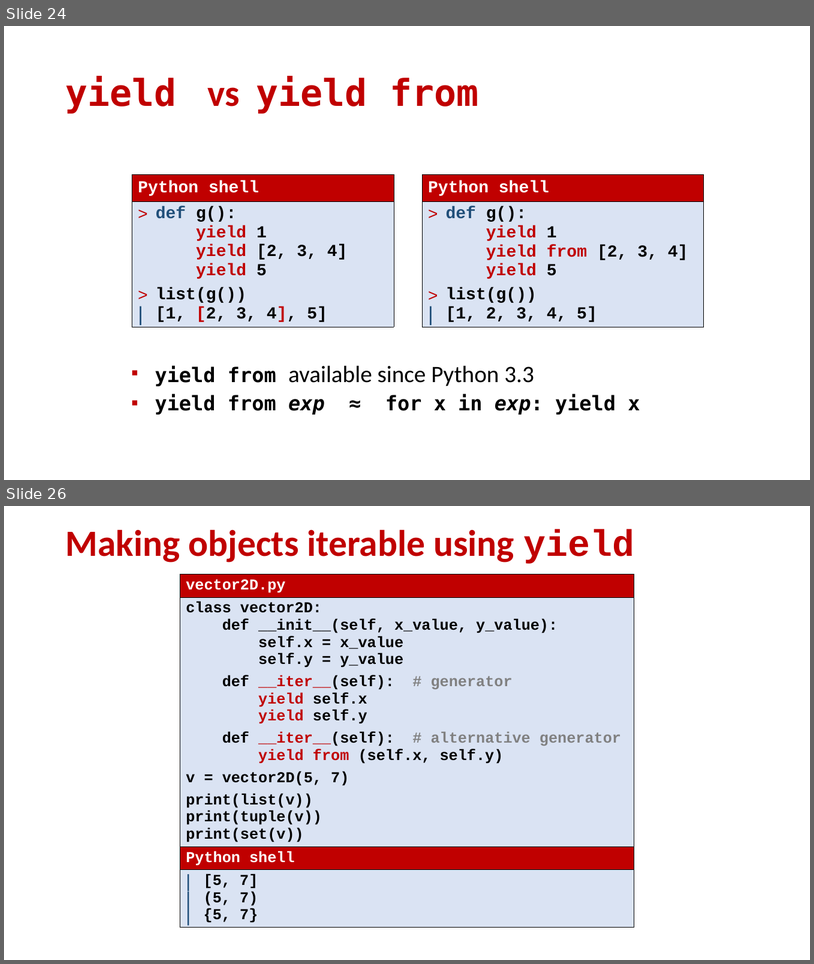
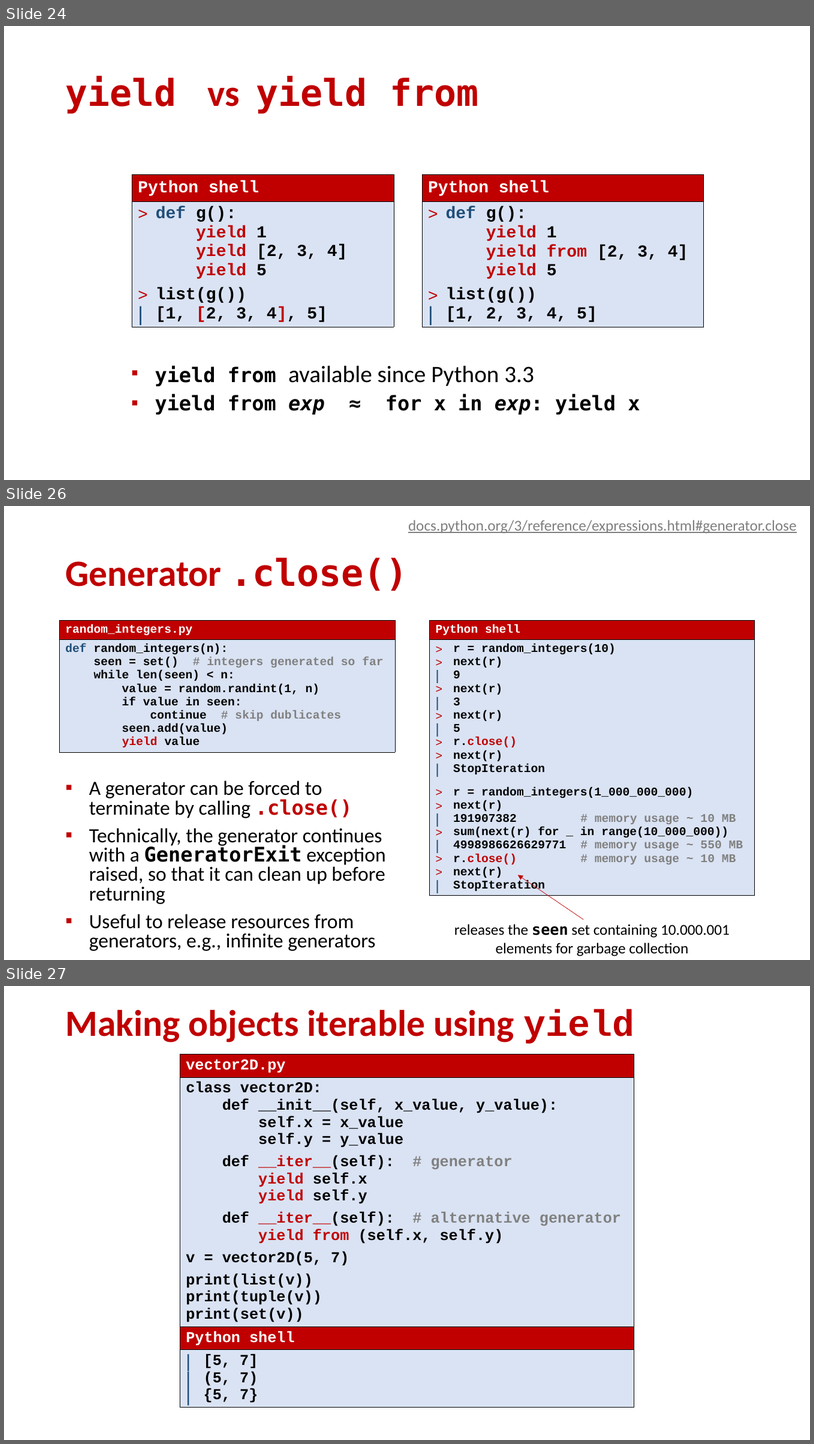
Before and after one commit to gsbrodal/gsbrodal.github.io, a slide deck: ipsa/slides/generator.pptx. Shown one above the other, each under a label of ours: slides 24 and 26 before the commit, slides 24, 26 and 27 after it; the slides between them are not shown. The pictures are 814x964 and 814x1444 pixels, drawn with LibreOffice and Linux fonts; fonts in the diff are those of the drawing. Boxes give left, top, right and bottom in pixels: in the first picture for what was removed or moved away, otherwise in the second. Text is boxed around its words. In the diff, an @@ line names an element or a change of style, - is before the commit and + after.

Commit message:
generator .clone()

```diff
--- a/ipsa/slides/generator.pptx
+++ b/ipsa/slides/generator.pptx
@@ slide 26 added at (x1=4, y1=506, x2=810, y2=960), background #FFFFFF @@
@@ text added at (x1=408, y1=520, x2=797, y2=533), 18 pt, text #7F7F7F, underline @@
+docs.python.org/3/reference/expressions.html#generator.close
@@ title added at (x1=65, y1=558, x2=408, y2=591), 44 pt, text #C00000, bold @@
+Generator .close()
@@ table added at (x1=60, y1=620, x2=395, y2=759), 2 rows, 1 columns @@
+random_integers.py
+def random_integers(n): seen = set() # integers generated so far while len(seen) < n: value = random.randint(1, n) if value in seen: continue # skip dublicates seen.add(value) yield value
@@ table added at (x1=430, y1=620, x2=755, y2=910), 2 rows, 1 columns @@
+Python shell
+r = random_integers(10) / next(r) / 9 / next(r) / 3 / next(r) / 5 / r.close() / next(r) / StopIteration / r = random_integers(1_000_000_000) / next(r) / 191907382 # memory usage ~ 10 MB / sum(next(r) for _ in range(10_000_000)) / 4998986626629771 # memory usage ~ 550 MB / r.close() # memory usage ~ 10 MB / next(r) / StopIteration
@@ text added at (x1=89, y1=780, x2=386, y2=951), 24 pt, text #000000 @@
+▪ A generator can be forced to terminate by calling .close()
+▪ Technically, the generator continues with a GeneratorExit exception raised, so that it can clean up before returning
+▪ Useful to release resources from generators, e.g., infinite generators
@@ arrow added from (584, 919) to (518, 874), #C00000 0.5 pt @@
@@ text added at (x1=455, y1=924, x2=730, y2=956), 18 pt, text #000000 @@
+releases the seen set containing 10.000.001 elements for garbage collection
@@ what was slide 26 is now slide 27 @@
```
Also in this commit, not shown: 1 slide changed, 3 other files.
